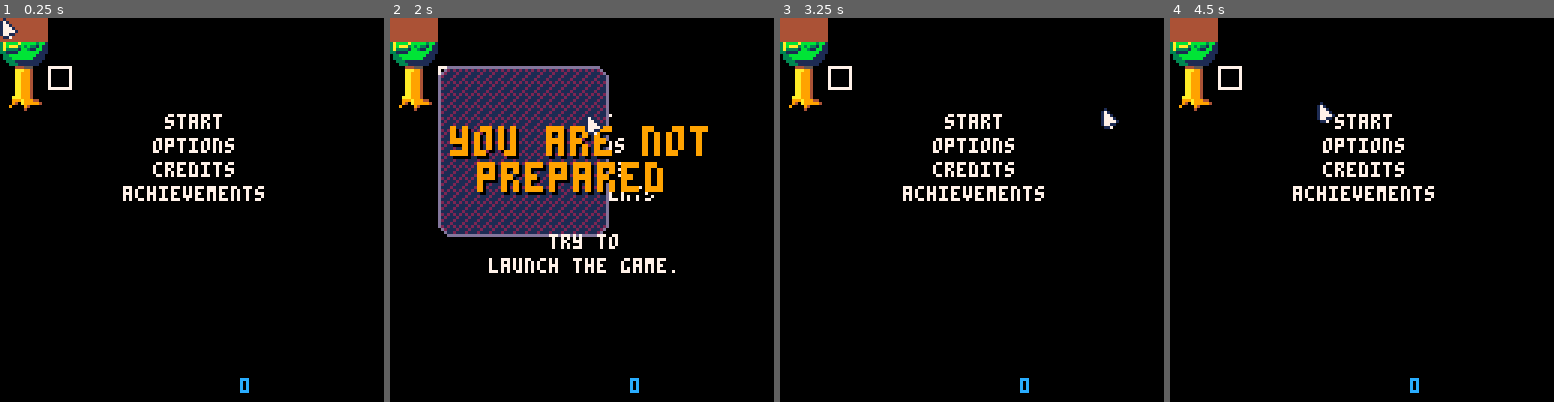
Above: before the commit, frames 1-4 (left to right).
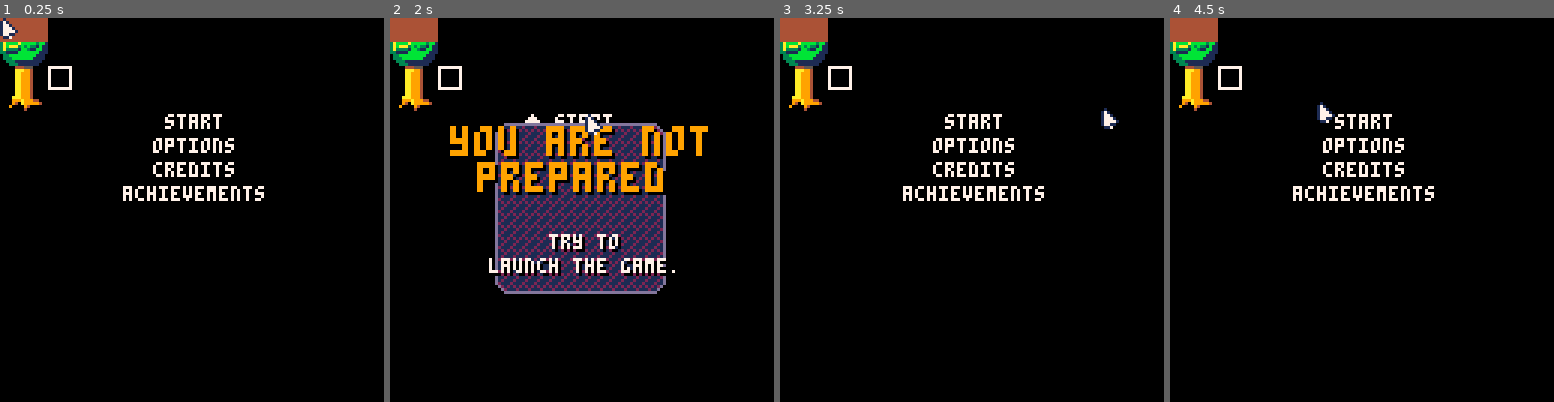
Above: after the commit, the same moments.

Repository: Mastoast/LDJam58
Game: PICO-8 cartridge ldjam58.p8
The game is run twice, just before and just after one commit, with the same random seed, the same clock (stepped at 60 frames per second) and the same inputs.
Inputs (mouse positions are in pixels of both pictures, inside the frame that each line leads up to):
- Up to frame 1 (0.25 s): no input
- Up to frame 2 (2 s): click (459, 121) at 0.67 s; tap X (X key) at 1.07 s; click (520, 267) at 1.22 s; click (585, 114) at 1.77 s
- Up to frame 3 (3.25 s): tap X (X key) every 0.33 s from 2.07 to 3.07 s; click (1037, 259) at 2.32 s; click (1102, 106) at 2.87 s
- Up to frame 4 (4.5 s): tap X (X key) every 0.33 s from 3.4 to 4.4 s; click (1254, 256) at 3.42 s; click (1315, 102) at 3.97 s

The runs differ from the first frame. In frame 1, less than 0.1% of the frame differs, in the area x 62-65%, y 93-98%; in frame 2, 18%, in the area x 12-72%, y 12-98%; in frame 3, less than 0.1%; in frame 4, less than 0.1%.

Commit message:
Better popup

Diff:
--- a/main.lua
+++ b/main.lua
@@ -135,7 +135,7 @@
     -- UI
     if gstate == 2 then draw_popup() end
     mouse:draw()
-    print(printable, cam.x + 80, cam.y + 120, -4)
+    --print(printable, cam.x + 80, cam.y + 120, -4)
 end
 
 -- UTILS
--- a/popup.lua
+++ b/popup.lua
@@ -62,14 +62,17 @@
 end
 
 function draw_popup()
+    local ratio = min(ptime / panim_time, 1)
     local mx, my = 16, 16
-    local sx = lerp(0, 128 - mx*2, min(ptime / panim_time, 1))
-    local sy = lerp(0, 128 - my*2, min(ptime / panim_time, 1))
+    local sx = lerp(0, 128 - mx*2, ratio)
+    local sy = lerp(0, 128 - my*2, ratio)
+    local x = lerp(cam.x + 64, cam.x + mx, ratio)
+    local y = lerp(cam.y + 64, cam.y + my, ratio)
     -- fillp(0b0100111001000010)
     fillp(0b1000010100100100)
-    rrectfill(cam.x + mx, cam.y + my, sx, sy, 4, 0x21)
+    rrectfill(x, y, sx, sy, 4, 0x21)
     fillp()
-    rrect(cam.x + mx, cam.y + my, sx, sy, 4, 13)
+    rrect(x, y, sx, sy, 4, 13)
 
     for o in all(popup_objects) do
         o:draw()
